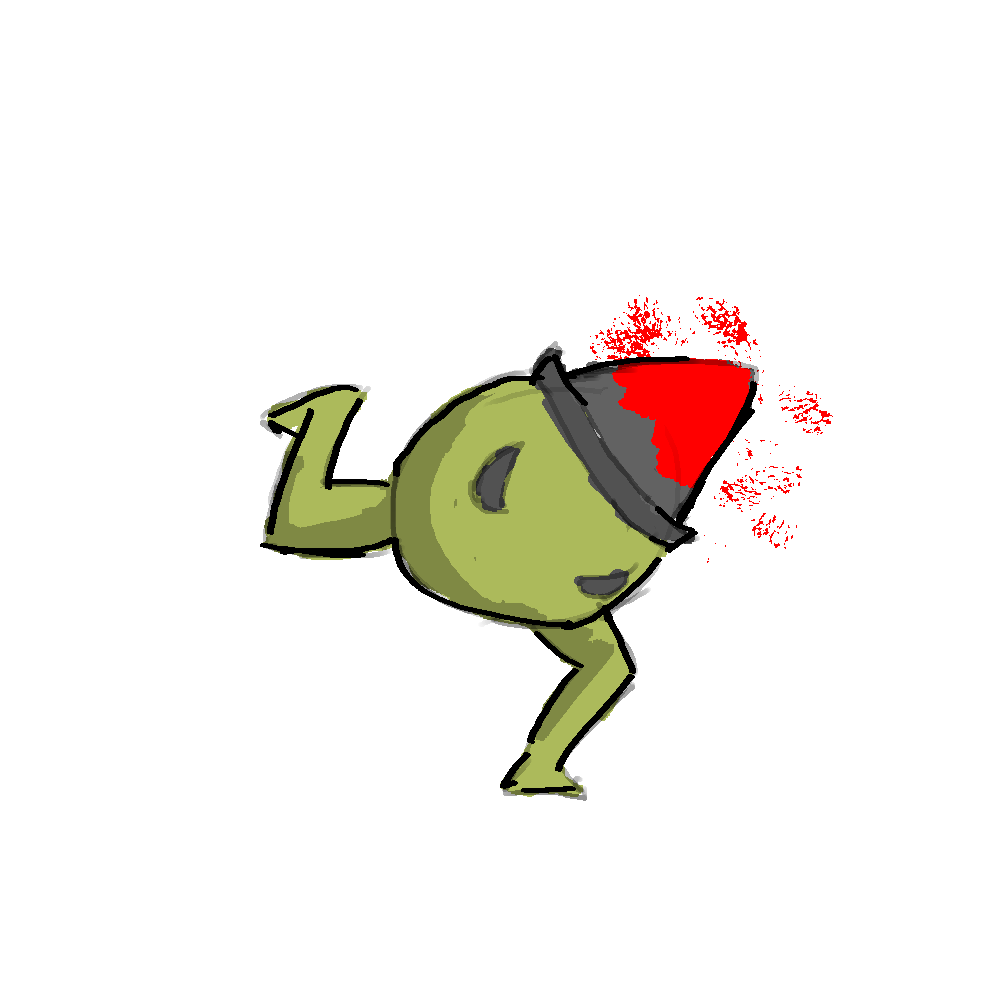
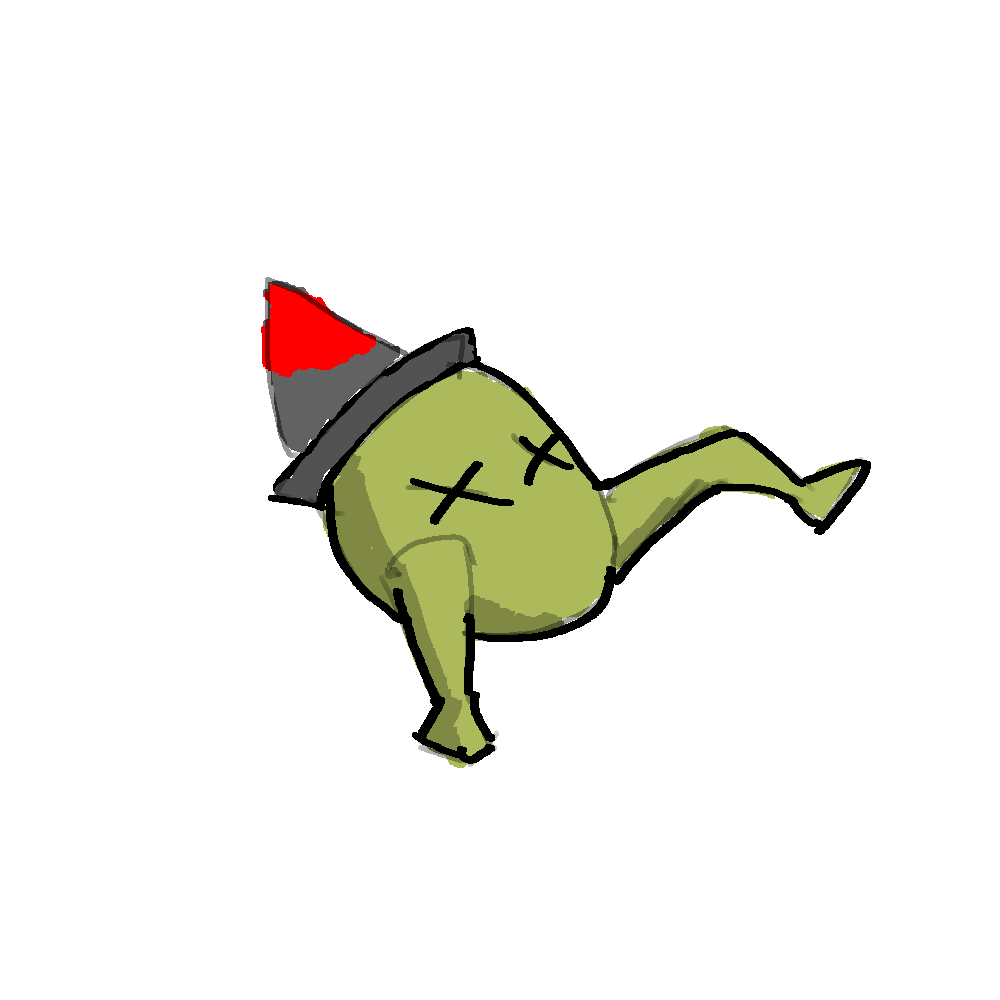
Layers edited between the first and the second 1000 × 1000 image:
showed "layout5 copy" over (261, 277, 871, 768)
hid "layout4 copy" over (260, 295, 833, 801)
